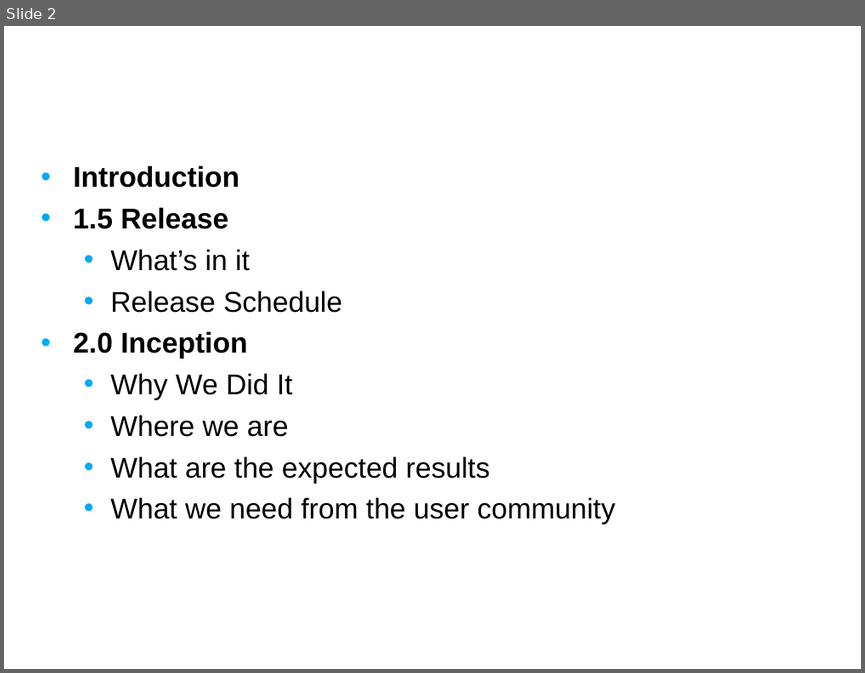
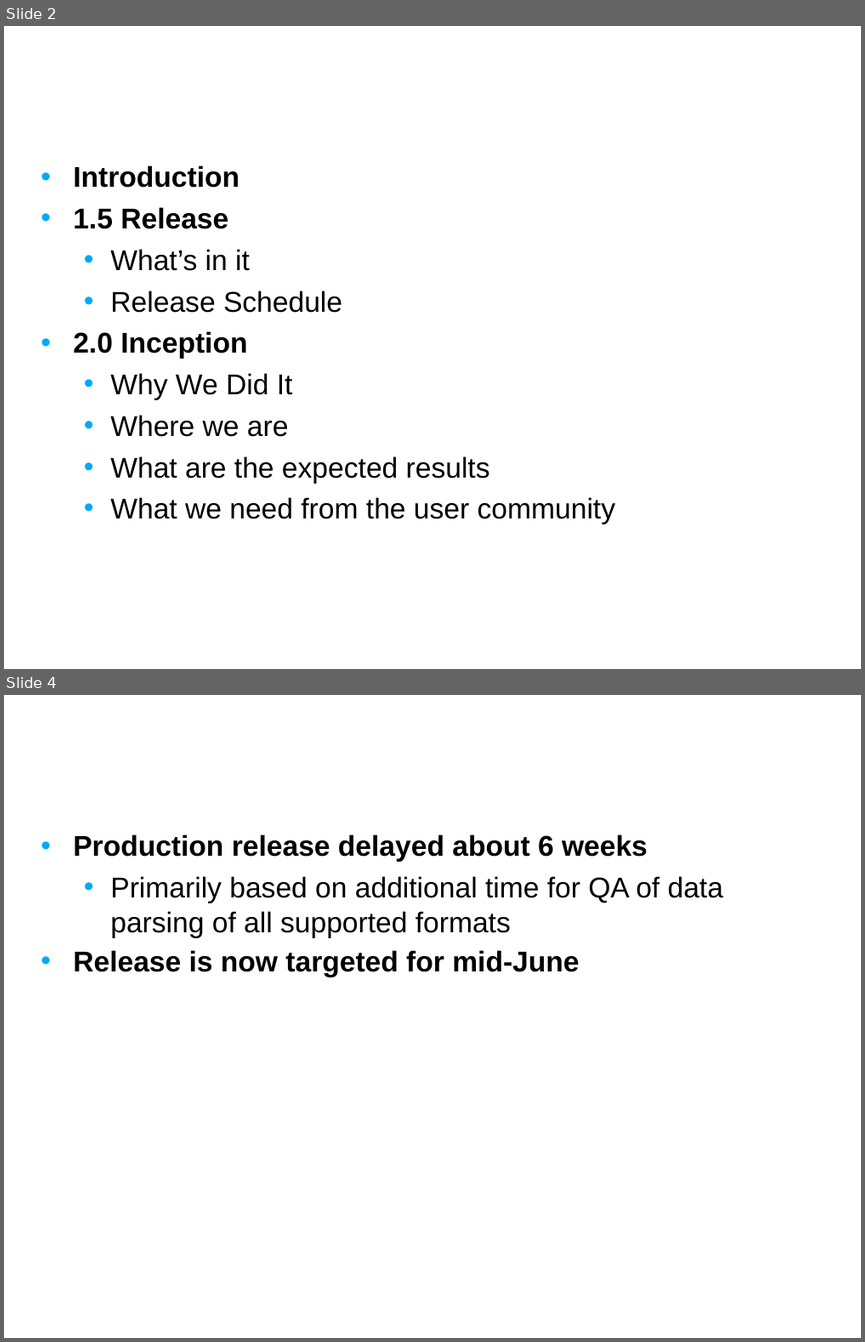
Before and after one commit to NCIP/caarray-docs, a slide deck: project_management/open_meetings/caArray User Community Meeting May 9.ppt. Shown one above the other, each under a label of ours: slide 2 before the commit, slides 2 and 4 after it; the slides between them are not shown. The pictures are 865x673 and 865x1342 pixels, drawn with LibreOffice and Linux fonts; fonts in the diff are those of the drawing; background and template pictures are left out. Boxes give left, top, right and bottom in pixels: in the first picture for what was removed or moved away, otherwise in the second. Text is boxed around its words. In the diff, an @@ line names an element or a change of style, - is before the commit and + after.

```diff
--- a/project_management/open_meetings/caArray User Community Meeting May 9.ppt
+++ b/project_management/open_meetings/caArray User Community Meeting May 9.ppt
@@ slide 4 added at <box>4,695,861,1338</box>, background picture (left out) @@
@@ title added at <box>32,695,675,795</box>, 24 pt, text #FFFFFF, bold @@
+caArray 1.5 – Schedule
@@ text added at <box>73,834,723,977</box>, 24 pt, text #000000 @@
+• Production release delayed about 6 weeks
+  • Primarily based on additional time for QA of data parsing of all supported formats
+• Release is now targeted for mid-June
```
Also in this commit, not shown: 1 slide changed, 2 other slides added, 1 slide removed.
